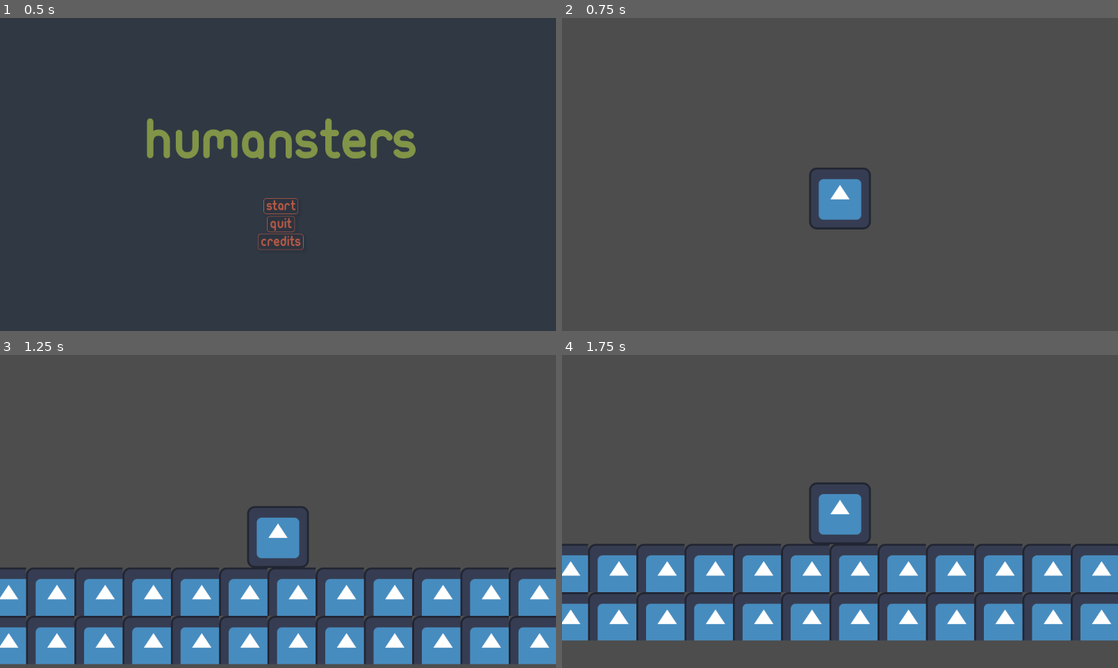
Above: before the commit, frames 1-4 (two rows, left to right).
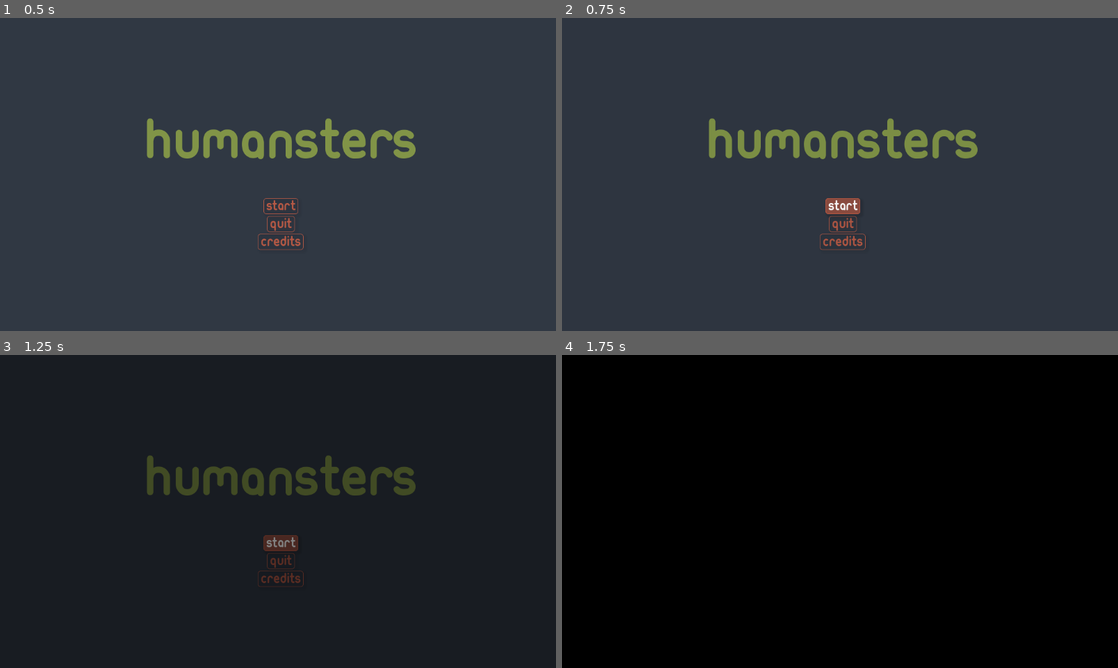
Above: after the commit, the same moments.

Repository: PingGames/GMTK-2023
Game: Godot game, scene res://scenes/welcome-screen.tscn
Two runs of this game, one before a commit and one after it. Both use one fixed random seed, a clock stepped at 60 frames per second and the inputs below. The engine's default icon, where the game draws it, is replaced by a stand-in: a white triangle on a blue panel in a dark square.
Inputs (mouse positions are in pixels of both pictures, inside the frame that each line leads up to):
- Up to frame 1 (0.5 s): no input
- Up to frame 2 (0.75 s): click "Start" at 0.5 s
- Up to frame 3 (1.25 s): no input
- Up to frame 4 (1.75 s): click (845, 542) at 1.25 s, where only the run after the commit has a clickable "Start"

Frame 1 is identical in both runs. In frame 2, 99% of the frame differs, in the area x 0-100%, y 0-100%; in frame 3, 98%; in frame 4, 100%.

Commit message:
Add scene transitions

Diff:
--- a/src/project.godot
+++ b/src/project.godot
@@ -14,6 +14,10 @@
 run/main_scene="res://scenes/welcome-screen.tscn"
 config/features=PackedStringArray("4.1", "GL Compatibility")
 config/icon="res://icon.svg"
+
+[autoload]
+
+SceneTransition="*res://scenes/scene-transition.tscn"
 
 [display]
 
--- /dev/null
+++ b/src/scenes/scene-transition.tscn
@@ -0,0 +1,55 @@
+[gd_scene load_steps=5 format=3 uid="uid://c7ntv3vf1ftqw"]
+
+[ext_resource type="Script" path="res://scripts/scene-transition.gd" id="1_bxclp"]
+
+[sub_resource type="Animation" id="Animation_qi77o"]
+resource_name = "RESET"
+tracks/0/type = "value"
+tracks/0/imported = false
+tracks/0/enabled = true
+tracks/0/path = NodePath("Overlay:color")
+tracks/0/interp = 1
+tracks/0/loop_wrap = true
+tracks/0/keys = {
+"times": PackedFloat32Array(0),
+"transitions": PackedFloat32Array(1),
+"update": 0,
+"values": [Color(0, 0, 0, 0)]
+}
+
+[sub_resource type="Animation" id="Animation_hdb56"]
+resource_name = "dissolve"
+tracks/0/type = "value"
+tracks/0/imported = false
+tracks/0/enabled = true
+tracks/0/path = NodePath("Overlay:color")
+tracks/0/interp = 1
+tracks/0/loop_wrap = true
+tracks/0/keys = {
+"times": PackedFloat32Array(0, 1),
+"transitions": PackedFloat32Array(1.7411, 0.392292),
+"update": 0,
+"values": [Color(0, 0, 0, 0), Color(0, 0, 0, 1)]
+}
+
+[sub_resource type="AnimationLibrary" id="AnimationLibrary_rg5ff"]
+_data = {
+"RESET": SubResource("Animation_qi77o"),
+"dissolve": SubResource("Animation_hdb56")
+}
+
+[node name="SceneTransition" type="CanvasLayer"]
+scale = Vector2(17.66, 17.66)
+transform = Transform2D(17.66, 0, 0, 17.66, 0, 0)
+script = ExtResource("1_bxclp")
+
+[node name="Overlay" type="ColorRect" parent="."]
+offset_right = 170.0
+offset_bottom = 120.0
+mouse_filter = 2
+color = Color(0, 0, 0, 0)
+
+[node name="AnimationPlayer" type="AnimationPlayer" parent="."]
+libraries = {
+"": SubResource("AnimationLibrary_rg5ff")
+}
--- /dev/null
+++ b/src/scripts/scene-transition.gd
@@ -0,0 +1,19 @@
+extends CanvasLayer
+
+
+func change_scene_to_file(target: String, delay: float = 0.0) -> void:
+	$AnimationPlayer.play("dissolve")
+
+	await $AnimationPlayer.animation_finished
+	get_tree().change_scene_to_file(target)
+	await get_tree().create_timer(delay).timeout
+
+	$AnimationPlayer.play_backwards("dissolve")
+
+
+func quit_game() -> void:
+	$AnimationPlayer.play("dissolve")
+
+	await $AnimationPlayer.animation_finished
+	await get_tree().create_timer(0.5).timeout
+	get_tree().quit()
--- a/src/scripts/welcome-screen.gd
+++ b/src/scripts/welcome-screen.gd
@@ -2,11 +2,11 @@
 
 
 func _on_start_button_pressed():
-	get_tree().change_scene_to_file("res://scenes/level.tscn")
+	SceneTransition.change_scene_to_file("res://scenes/level.tscn", 1.0)
 
 
 func _on_quit_button_pressed():
-	get_tree().quit()
+	SceneTransition.quit_game()
 
 
 func _on_credits_button_pressed():
